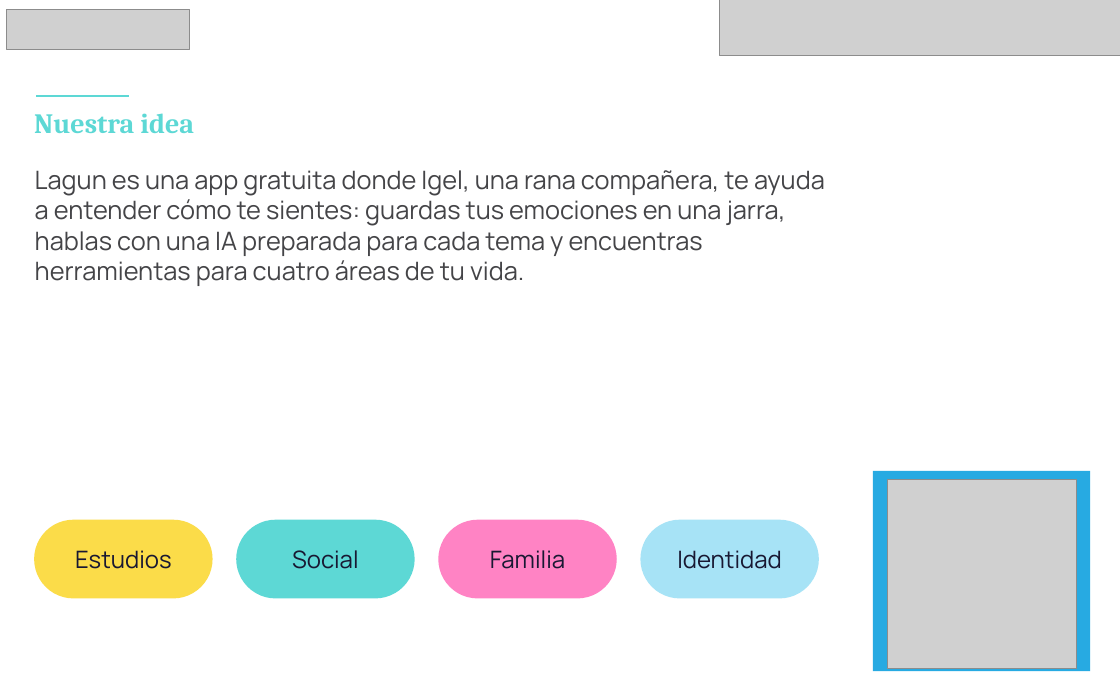
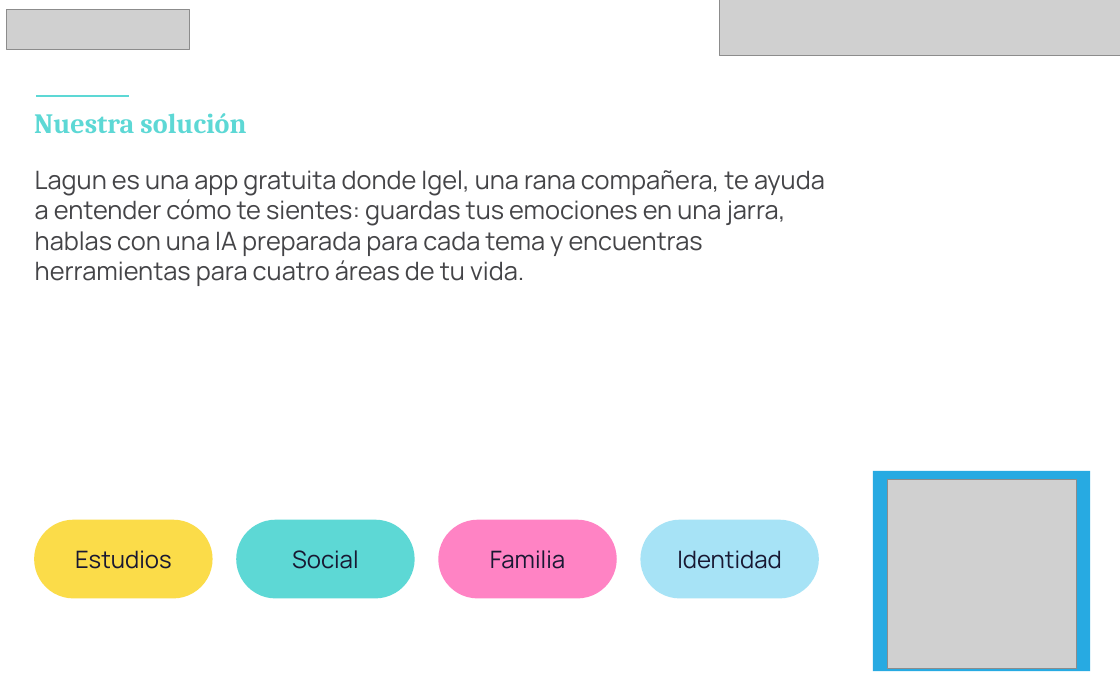
Before and after one commit to pertx1/Lagun, a slide deck: slide 5 of presentacion/Lagun-UNICEF-Lab-Junior.pptx. Drawn at 1120x700 pixels with LibreOffice and Linux fonts; fonts in the diff are those of the drawing; grey boxes stand for pictures. Boxes give left, top, right and bottom in pixels: in the first picture for what was removed or moved away, otherwise in the second. Text is boxed around its words. In the diff, an @@ line names an element or a change of style, - is before the commit and + after.

```diff
--- a/presentacion/Lagun-UNICEF-Lab-Junior.pptx
+++ b/presentacion/Lagun-UNICEF-Lab-Junior.pptx
@@ text at (x1=34, y1=113, x2=246, y2=133): text changed @@
-Nuestra idea
+Nuestra solución
```
Also in this commit, not shown: 8 other slides changed, 2 slides removed.
